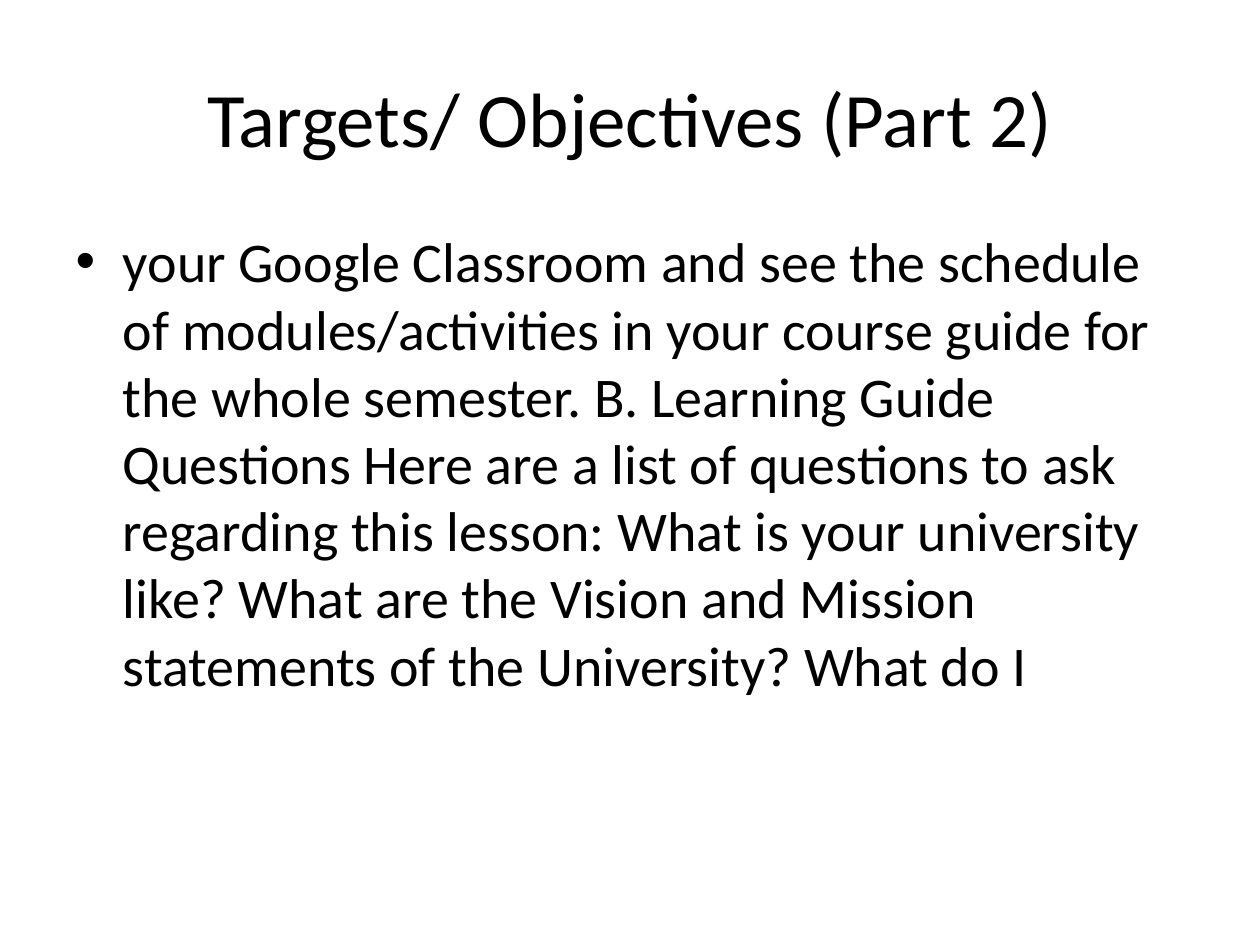
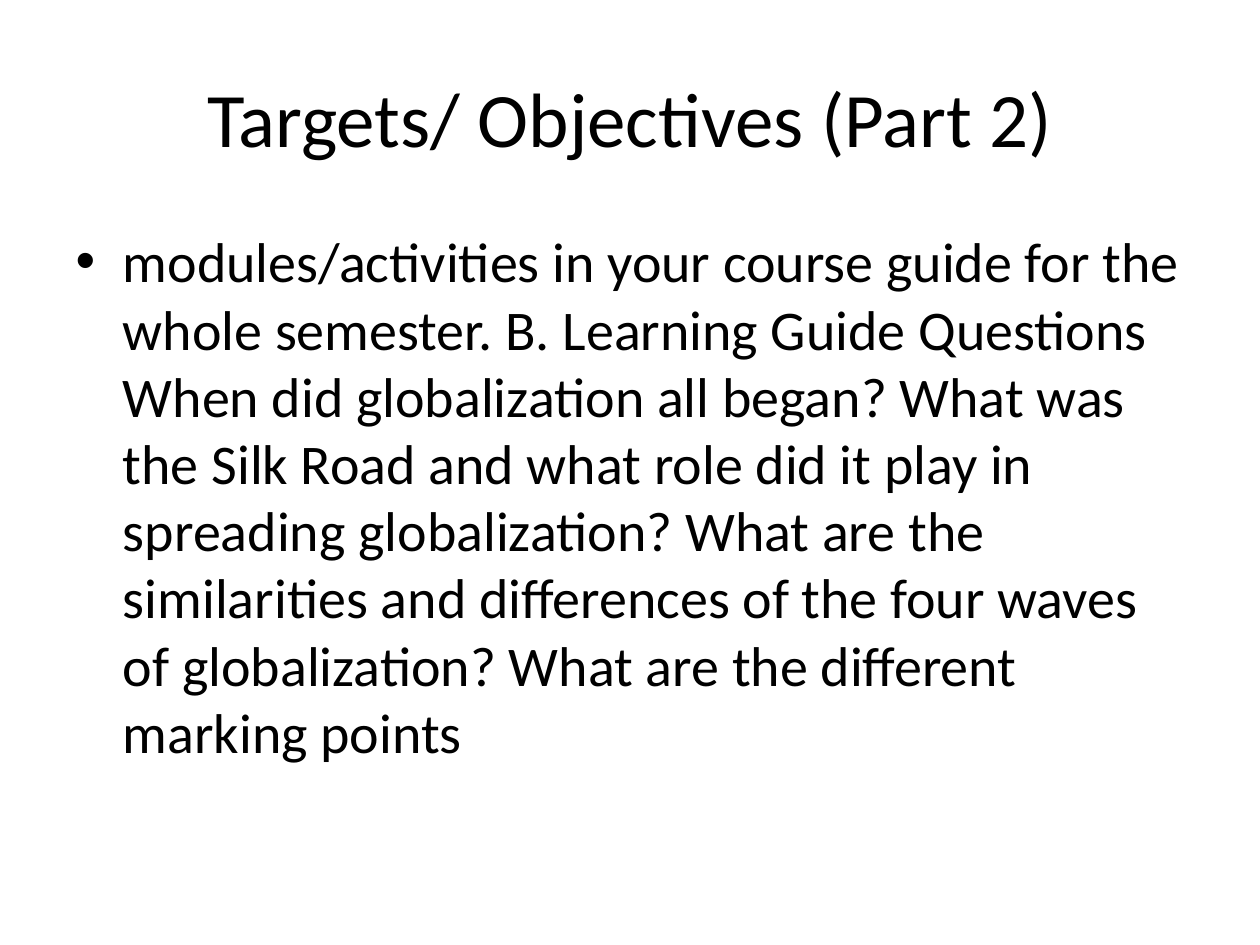
Before and after one commit to ReiJ0J0/PresentFlow_UI, a slide deck: slide 9 of generated/generated_presentation.pptx (slide 8 before the commit). Drawn at 1260x945 pixels with LibreOffice and Linux fonts; fonts in the diff are those of the drawing. Boxes give left, top, right and bottom in pixels: in the first picture for what was removed or moved away, otherwise in the second. Text is boxed around its words. In the diff, an @@ line names an element or a change of style, - is before the commit and + after.

```diff
--- a/generated/generated_presentation.pptx
+++ b/generated/generated_presentation.pptx
@@ text at bbox=[123, 243, 1178, 763]: text changed @@
-• your Google Classroom and see the schedule of modules/activities in your course guide for the whole semester. B. Learning Guide Questions Here are a list of questions to ask regarding this lesson: What is your university like? What are the Vision and Mission statements of the University? What do I
+• modules/activities in your course guide for the whole semester. B. Learning Guide Questions When did globalization all began? What was the Silk Road and what role did it play in spreading globalization? What are the similarities and differences of the four waves of globalization? What are the different marking points
```
Also in this commit, not shown: 11 other slides changed, 39 slides added, 38 slides removed, 4 other files.
